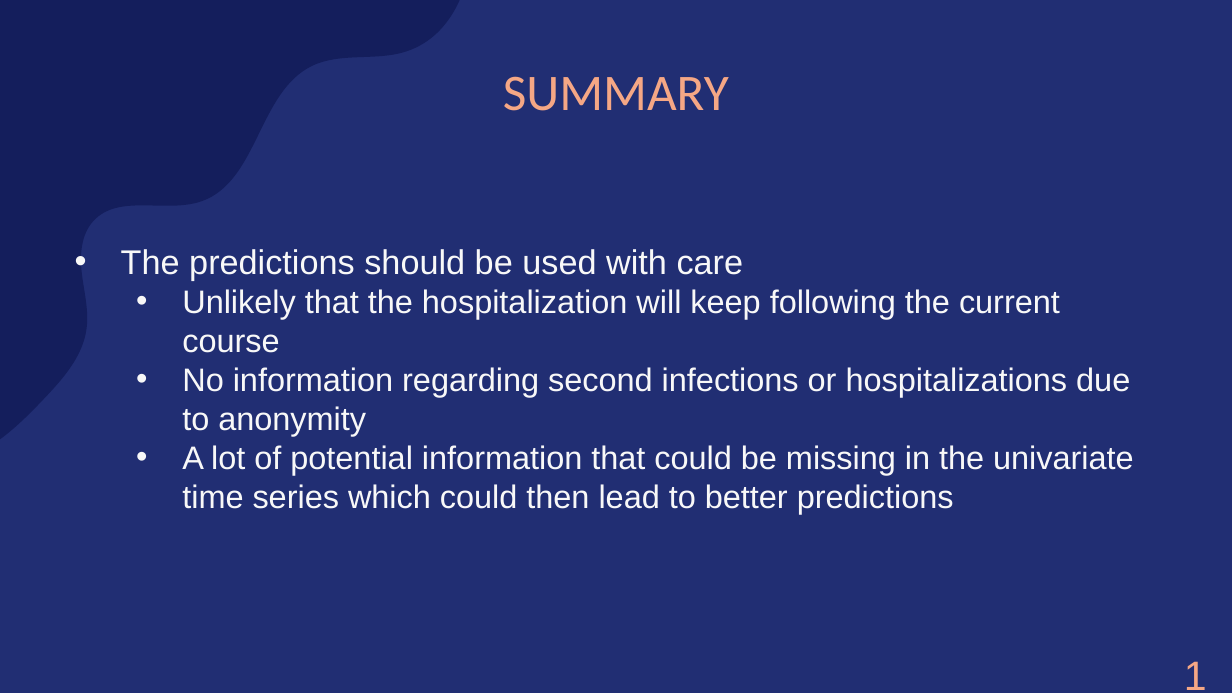
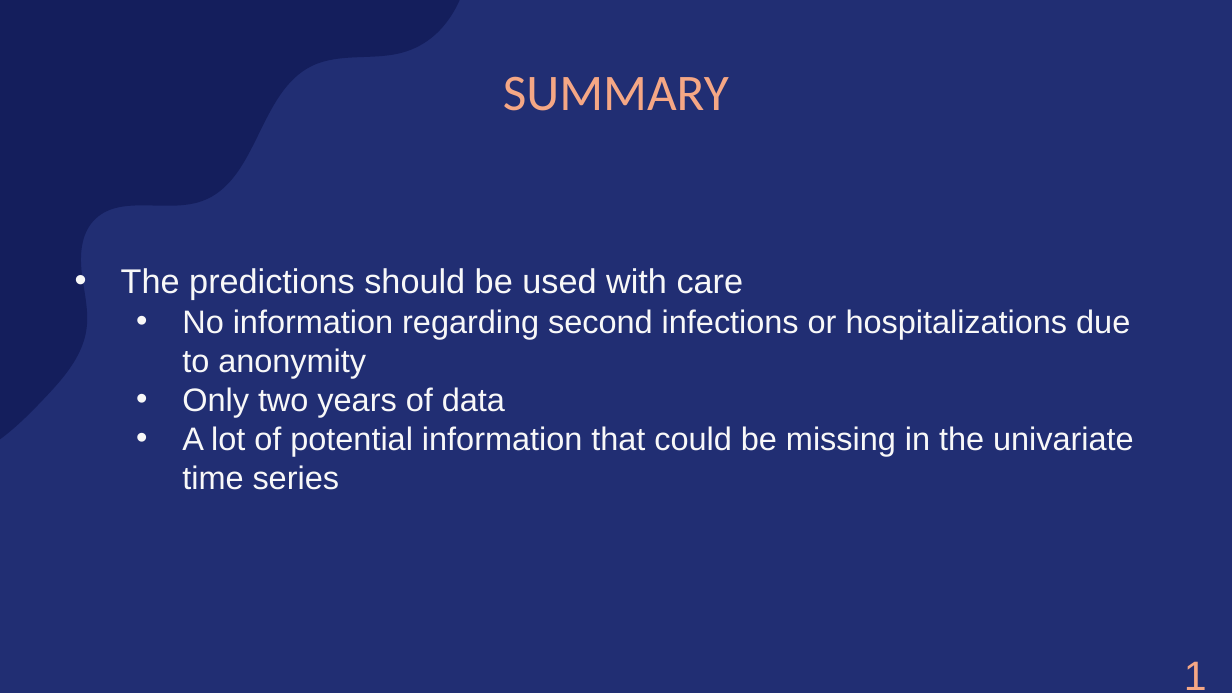
Before and after one commit to amarquard089/Covid19-Hospitalisierungsrate, a slide deck: slide 43 of Praesentation/COVID-19 Hospitalisierungsrate.pptx. Drawn at 1232x693 pixels with LibreOffice and Linux fonts; fonts in the diff are those of the drawing. Boxes give left, top, right and bottom in pixels: in the first picture for what was removed or moved away, otherwise in the second. Text is boxed around its words. In the diff, an @@ line names an element or a change of style, - is before the commit and + after.

```diff
--- a/Praesentation/COVID-19 Hospitalisierungsrate.pptx
+++ b/Praesentation/COVID-19 Hospitalisierungsrate.pptx
@@ text at bbox=[182, 289, 1060, 353]: paragraph removed @@
-  • Unlikely that the hospitalization will keep following the current course
@@ text at bbox=[182, 387, 1134, 490]: text changed @@
-  • A lot of potential information that could be missing in the univariate time series which could then lead to better predictions
+  • Only two years of data
+  • A lot of potential information that could be missing in the univariate time series
```
Also in this commit, not shown: 9 other slides changed, 9 slides added, 3 slides removed, 7 other files.
